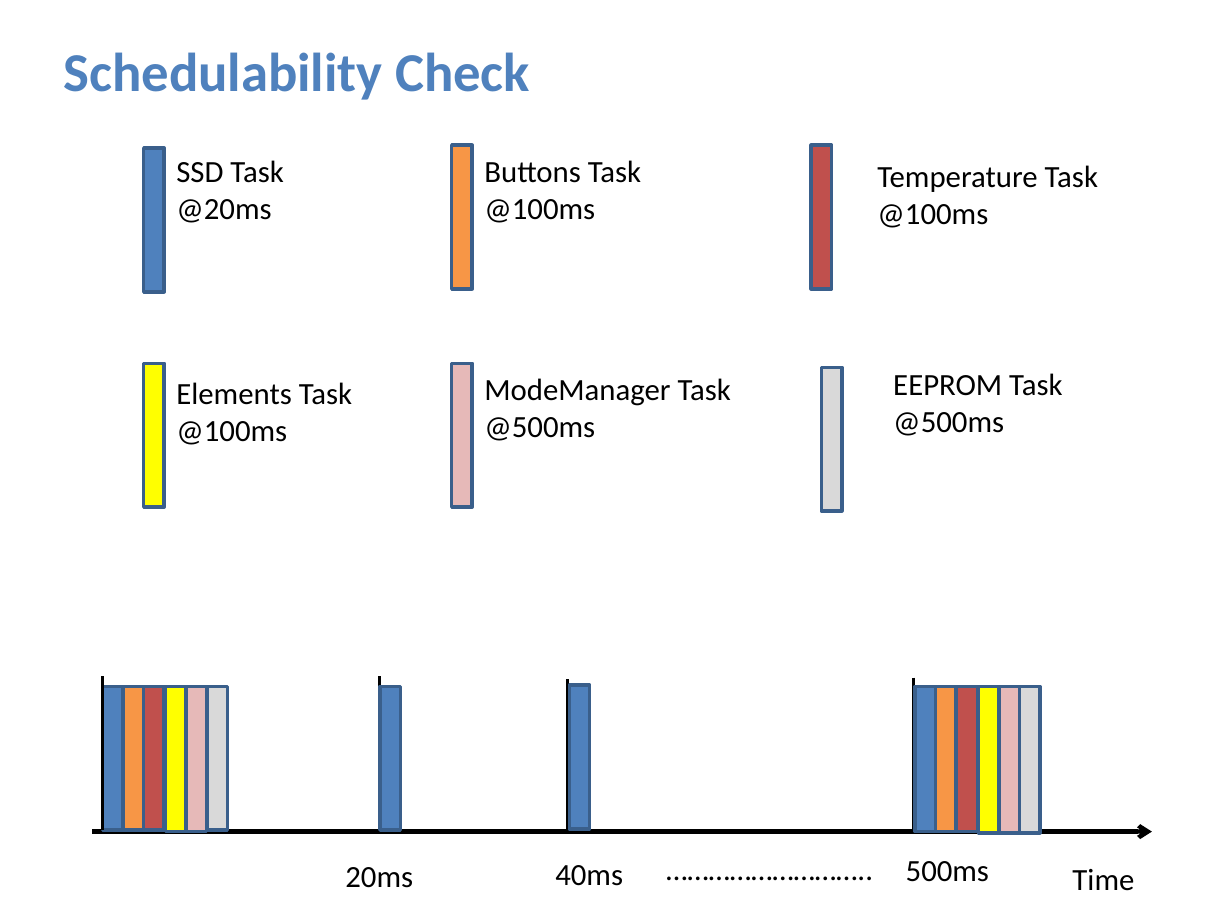
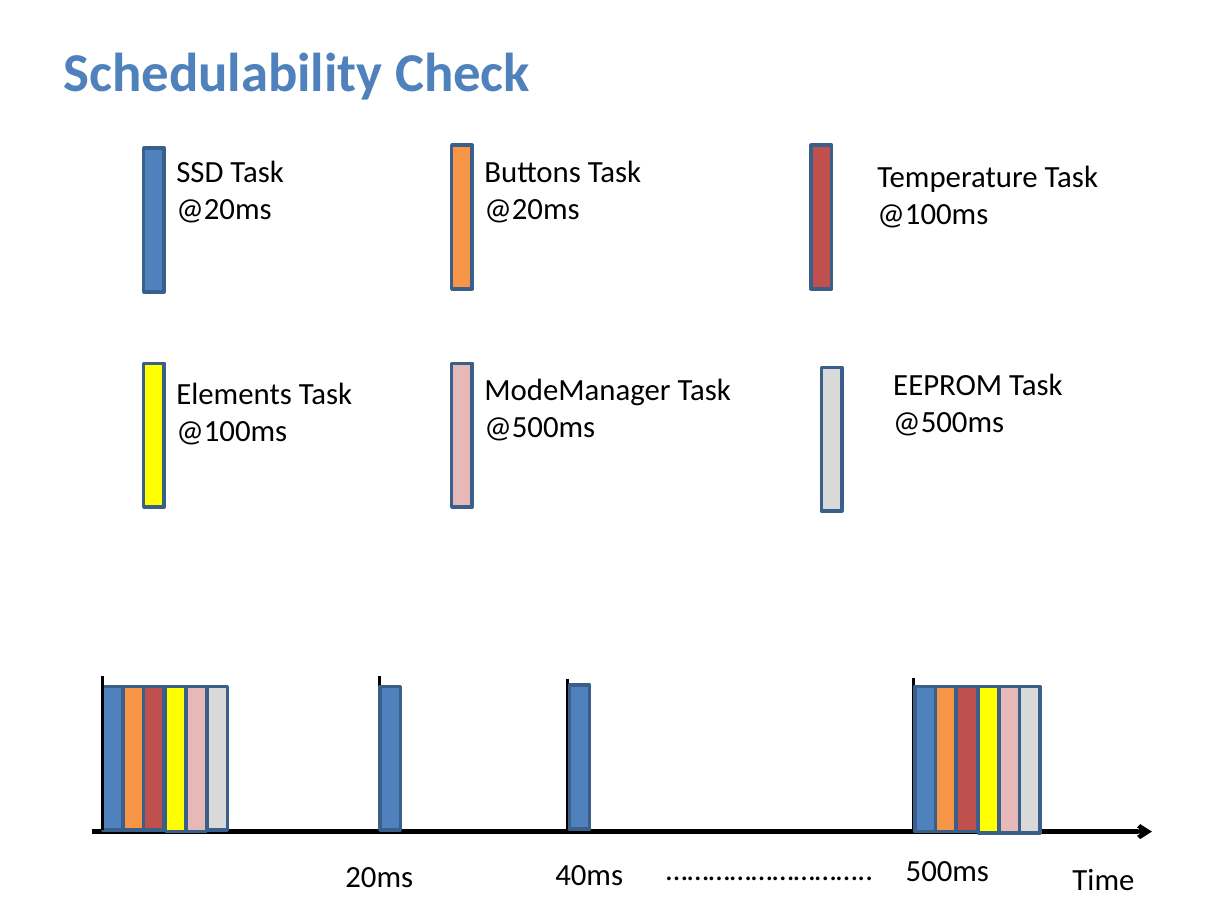
Before and after one commit to Abdelaziz-Sayed-Mohamed/water_heater, a slide deck: slide 5 of WaterHeater.pptx (slide 4 before the commit). Drawn at 1232x924 pixels with LibreOffice and Linux fonts; fonts in the diff are those of the drawing. Boxes give left, top, right and bottom in pixels: in the first picture for what was removed or moved away, otherwise in the second. Text is boxed around its words. In the diff, an @@ line names an element or a change of style, - is before the commit and + after.

```diff
--- a/WaterHeater.pptx
+++ b/WaterHeater.pptx
@@ text at (484,160,641,223): text changed @@
-Buttons Task @100ms
+Buttons Task @20ms
```
Also in this commit, not shown: 4 other slides changed, 1 slide added, 32 other files.
